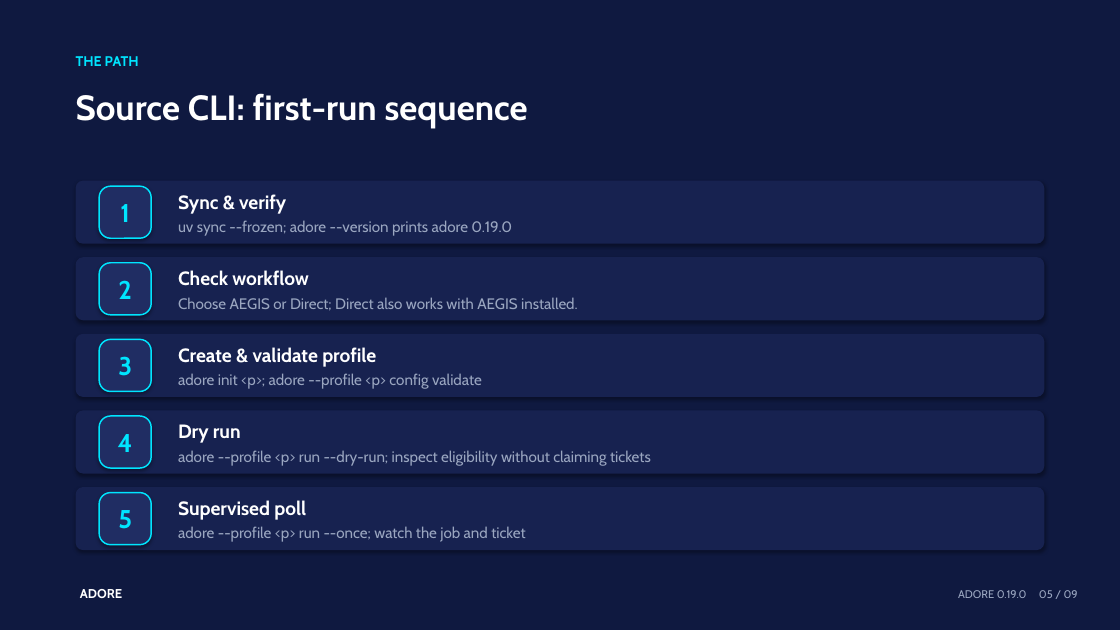
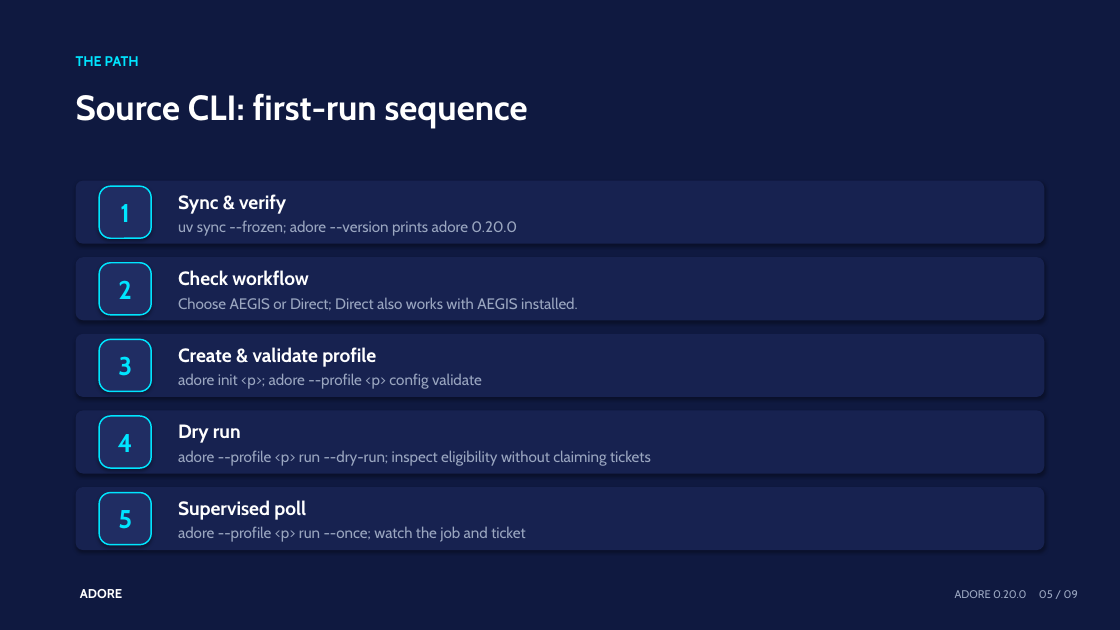
Before and after one commit to DDP-Engineering/AgenticDeliveryOrchestratorRuntimeEngine, a slide deck: slide 5 of 01_Documentation/Operator_Cheat_Sheets/Presentations/ADORE_01_Setup_And_First_Run.pptx. Drawn at 1120x630 pixels with LibreOffice and Linux fonts; fonts in the diff are those of the drawing. Boxes give left, top, right and bottom in pixels: in the first picture for what was removed or moved away, otherwise in the second. Text is boxed around its words. In the diff, an @@ line names an element or a change of style, - is before the commit and + after.

Commit message:
Release ADORE 0.20.0
Cut version 0.20.0 (2026-11-18) and close the remaining findings of the
2026-11-17 repository review.

- H2: an egress proxy that is not running is created anew from an allowlist
  written at that moment, and the list is never written through a link.
- WEB-21: the process that supervises a job no longer holds the engine's
  output in memory.
- FRG-16: the environment report of `adore init` no longer says that the
  Azure sign-in is missing before the Azure scope is known.
- WEB-23: the statistics help states that cost per job counts the selected
  period only; the specified rule is pinned by a test.
- Documentation for WEB-11, H3, ORC-18, FRG-10, DOC-9, DOC-13 and CMP-13.
- Three tests brought in line with saved job execution settings: a changed
  project setting no longer stops a prepared job, and the concurrency test
  hooks the backend class.

Full Python suite before the version cut: 3942 passed, 31 skipped. Frontend:
193 unit tests passed, type checks clean, web bundle rebuilt.

```diff
--- a/01_Documentation/Operator_Cheat_Sheets/Presentations/ADORE_01_Setup_And_First_Run.pptx
+++ b/01_Documentation/Operator_Cheat_Sheets/Presentations/ADORE_01_Setup_And_First_Run.pptx
@@ text at bbox=[178, 220, 517, 236]: text changed @@
-uv sync --frozen; adore --version prints adore 0.19.0
+uv sync --frozen; adore --version prints adore 0.20.0
@@ text at bbox=[955, 590, 1078, 598]: text changed @@
-ADORE 0.19.0 05 / 09
+ADORE 0.20.0 05 / 09
```
Also in this commit, not shown: 8 other slides changed, 50 other files.
